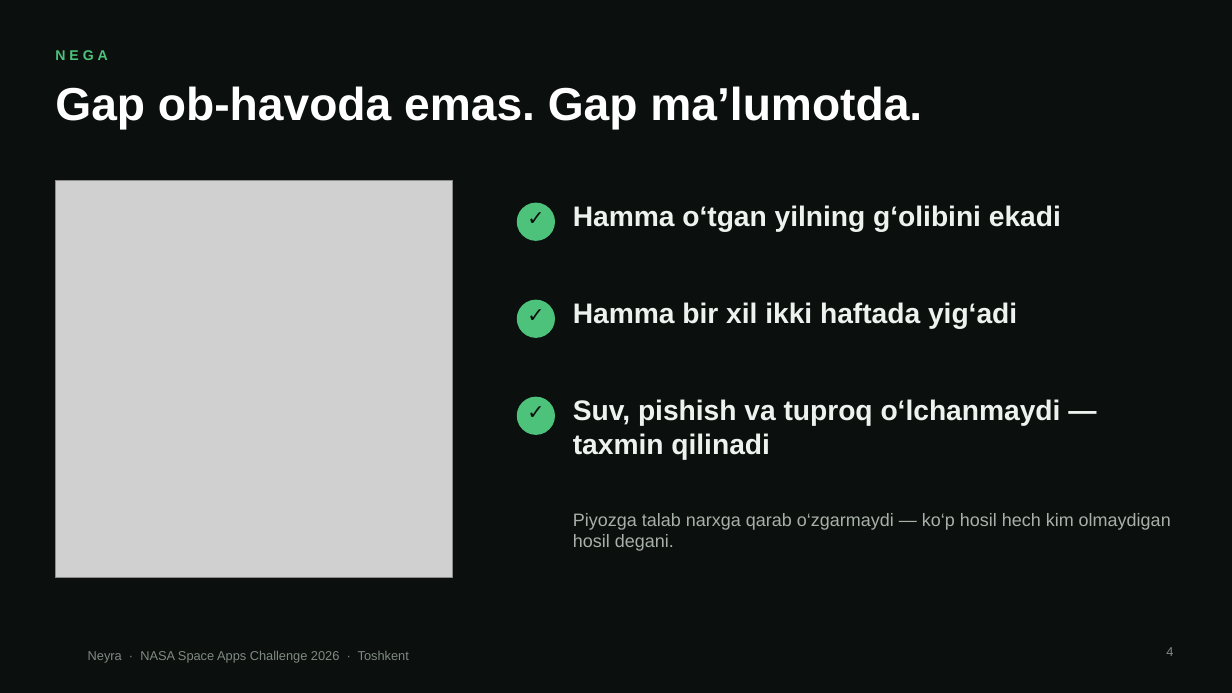
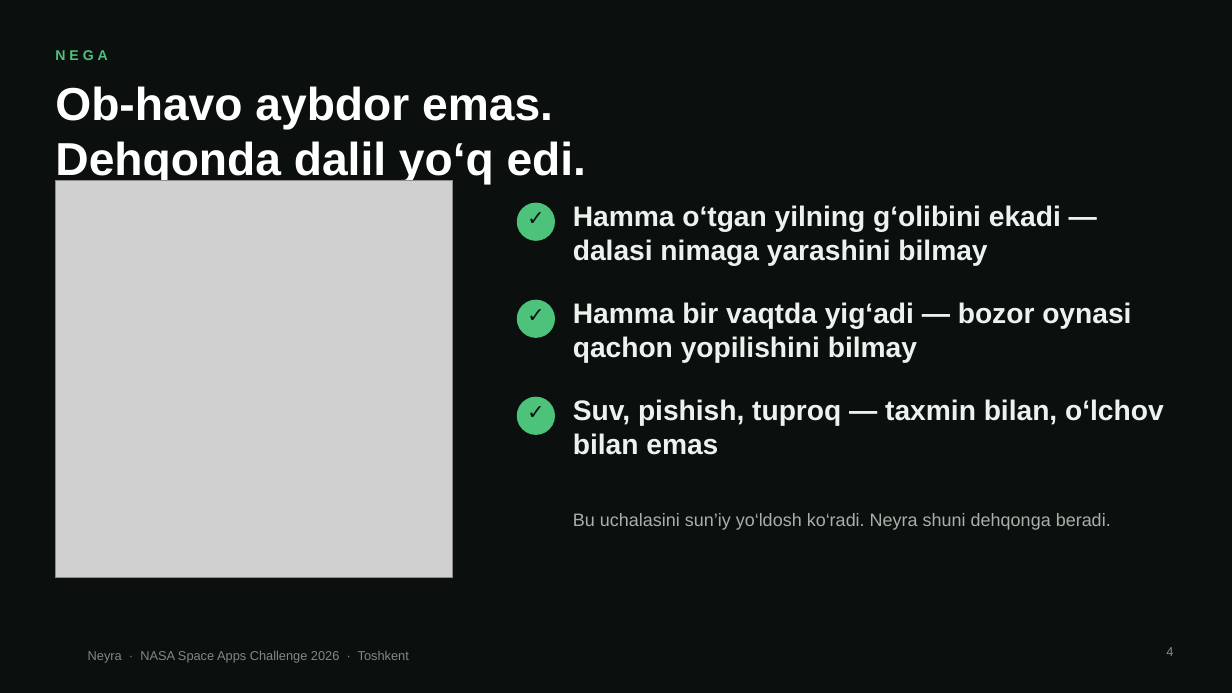
Before and after one commit to davlatshoh-bakhtiyorov/ulugbekcrewnasa, a slide deck: slide 4 of docs/demo/Neyra-pitch-uz.pptx. Drawn at 1232x693 pixels with LibreOffice and Linux fonts; fonts in the diff are those of the drawing; grey boxes stand for pictures; background and template pictures are left out. Boxes give left, top, right and bottom in pixels: in the first picture for what was removed or moved away, otherwise in the second. Text is boxed around its words. In the diff, an @@ line names an element or a change of style, - is before the commit and + after.

```diff
--- a/docs/demo/Neyra-pitch-uz.pptx
+++ b/docs/demo/Neyra-pitch-uz.pptx
@@ text at box(55, 86, 586, 185): text changed @@
-Gap ob-havoda emas. Gap ma’lumotda.
+Ob-havo aybdor emas.
+Dehqonda dalil yo‘q edi.
@@ text at box(573, 205, 1061, 266): text changed @@
-Hamma o‘tgan yilning g‘olibini ekadi
+Hamma o‘tgan yilning g‘olibini ekadi — dalasi nimaga yarashini bilmay
@@ text at box(573, 302, 1131, 363): text changed @@
-Hamma bir xil ikki haftada yig‘adi
+Hamma bir vaqtda yig‘adi — bozor oynasi qachon yopilishini bilmay
@@ text at box(573, 399, 1164, 455): text changed @@
-Suv, pishish va tuproq o‘lchanmaydi — taxmin qilinadi
+Suv, pishish, tuproq — taxmin bilan, o‘lchov bilan emas
@@ text at box(573, 513, 1111, 530): text changed @@
-Piyozga talab narxga qarab o‘zgarmaydi — ko‘p hosil hech kim olmaydigan hosil degani.
+Bu uchalasini sun’iy yo‘ldosh ko‘radi. Neyra shuni dehqonga beradi.
```
Also in this commit, not shown: 2 other slides changed, 10 other files.
